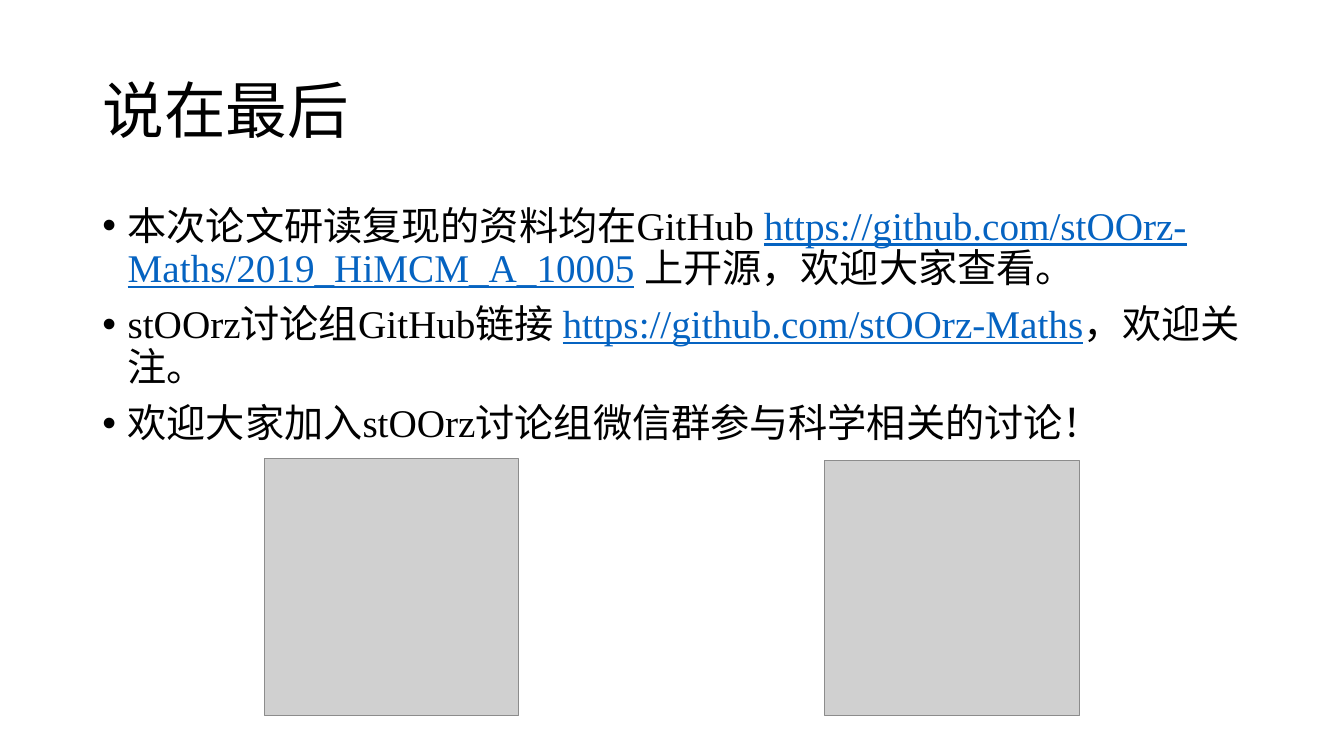
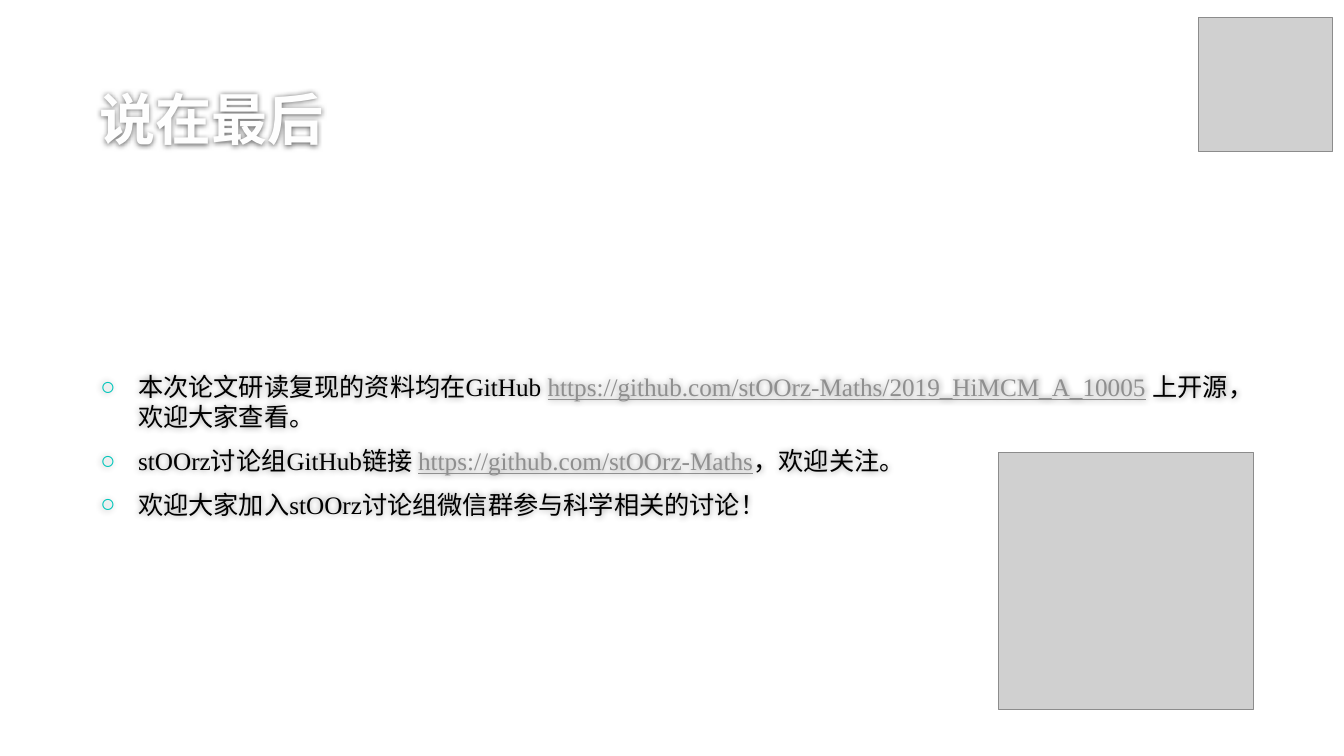
Before and after one commit to stOOrz-Science-Mind/2019_HiMCM_A_10006, a slide deck: slide 44 of 10005.pptx (slide 43 before the commit). Drawn at 1344x756 pixels with LibreOffice and Linux fonts; fonts in the diff are those of the drawing; grey boxes stand for pictures; background and template pictures are left out. Boxes give left, top, right and bottom in pixels: in the first picture for what was removed or moved away, otherwise in the second. Text is boxed around its words. In the diff, an @@ line names an element or a change of style, - is before the commit and + after.

```diff
--- a/10005.pptx
+++ b/10005.pptx
@@ picture: place and size @@
-picture at bbox=[825, 461, 1080, 716]
+picture at bbox=[1199, 17, 1333, 151]
@@ title "说在最后": place and size @@
-title "说在最后" at bbox=[102, 81, 348, 138]
+title "说在最后" at bbox=[99, 92, 323, 148]
@@ title "说在最后" at bbox=[99, 92, 323, 148]: size 44 to 40 pt, text colour #000000 to #FEFEFE, bold on; line spacing 0.9 to 1; vertical alignment middle to bottom @@
@@ text "本次论文研读复现的资料均在GitHub https://github.com/stOOrz-Maths/2019_HiM ...": place and size @@
-text "本次论文研读复现的资料均在GitHub https://github.com/stOOrz-Maths/2019_HiM ..." at bbox=[128, 207, 1240, 441]
+text "本次论文研读复现的资料均在GitHub https://github.com/stOOrz-Maths/2019_HiM ..." at bbox=[138, 375, 1253, 516]
@@ text "本次论文研读复现的资料均在GitHub https://github.com/stOOrz-Maths/2019_HiM ..." at bbox=[138, 375, 1253, 516]: size 28 to 18 pt; text colour #0563C1 to #8F8F8F in "https://github.com/stOOrz-Maths/2019_HiMCM_A_10005", "https://github.com/stOOrz-Maths，欢迎关注。"; bullet • to ○; line spacing 0.9 to 1; vertical alignment top to middle @@
@@ picture: place and size @@
-picture at bbox=[264, 459, 519, 716]
+picture at bbox=[999, 453, 1254, 710]
```
Also in this commit, not shown: 43 other slides changed, 1 slide added.
